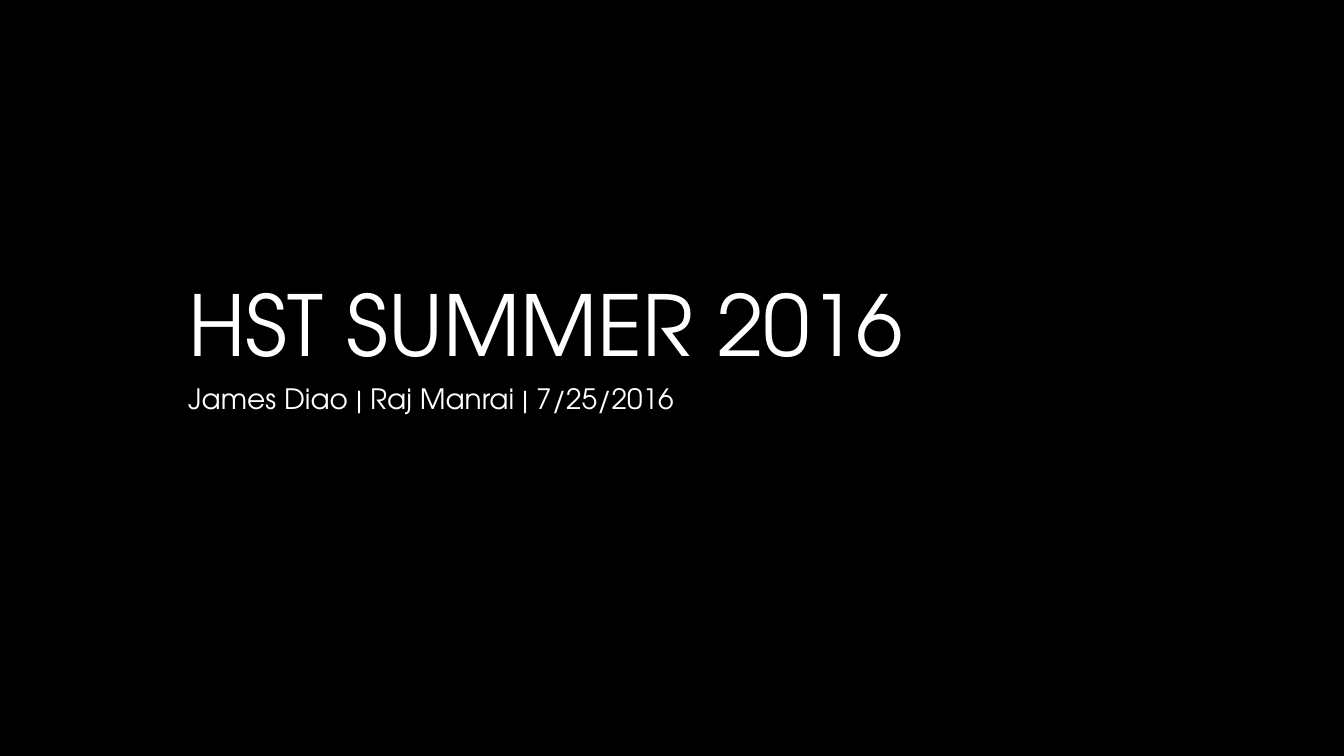
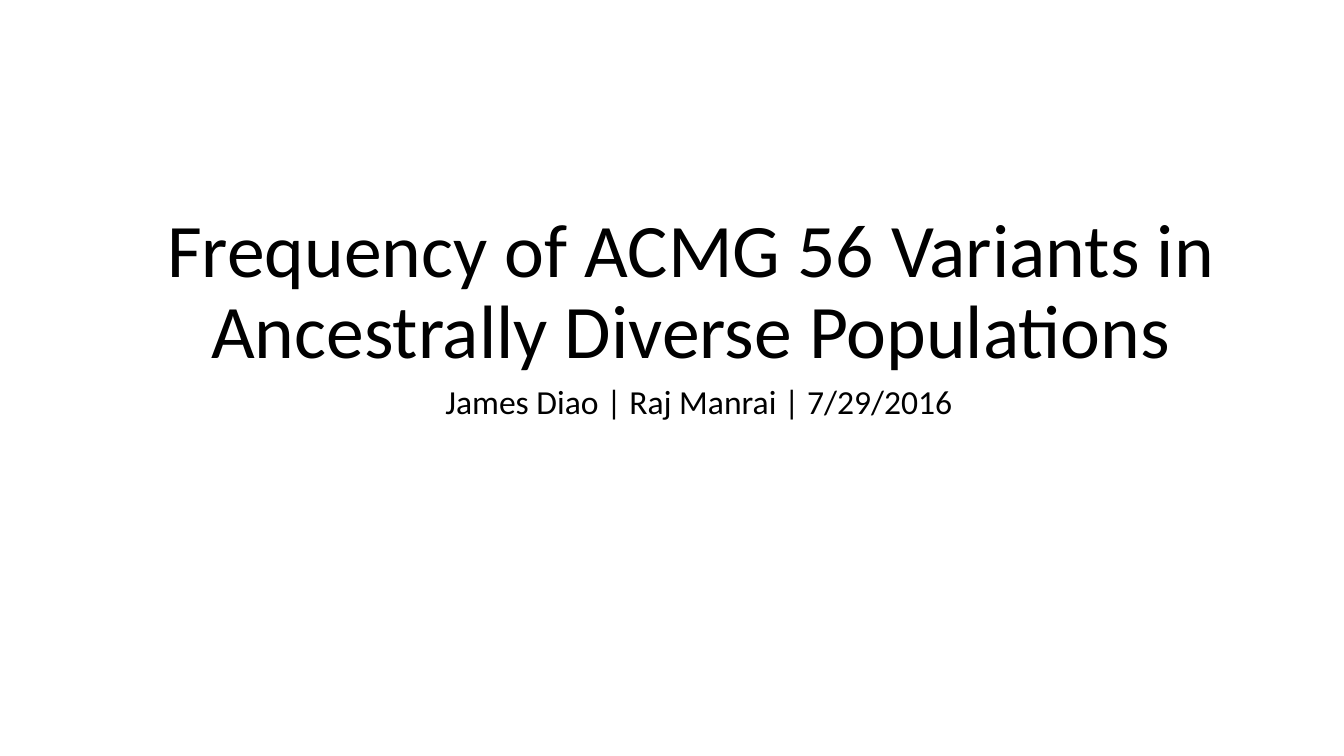
Before and after one commit to dfan/HST-2016, a slide deck: slide 1 of week_6/For_Zak.pptx. Drawn at 1344x756 pixels with LibreOffice and Linux fonts; fonts in the diff are those of the drawing; background and template pictures are left out. Boxes give left, top, right and bottom in pixels: in the first picture for what was removed or moved away, otherwise in the second. Text is boxed around its words. In the diff, an @@ line names an element or a change of style, - is before the commit and + after.

```diff
--- a/week_6/For_Zak.pptx
+++ b/week_6/For_Zak.pptx
@@ background #000000 to #FFFFFF @@
@@ title at (x1=167, y1=225, x2=1214, y2=371): text changed; size 60 to 54 pt; font TeX Gyre Adventor to Calibri; text colour #FFFFFF to #000000 @@
-HST SUMMER 2016
+Frequency of ACMG 56 Variants in Ancestrally Diverse Populations
@@ subtitle at (x1=445, y1=390, x2=952, y2=420): text changed; size 20 to 24 pt; font TeX Gyre Adventor to Calibri; text colour #FFFFFF to #000000 @@
-James Diao | Raj Manrai | 7/25/2016
+James Diao | Raj Manrai | 7/29/2016
```
Also in this commit, not shown: 10 other slides changed, 17 slides added, 7 slides removed, 11 other files.
